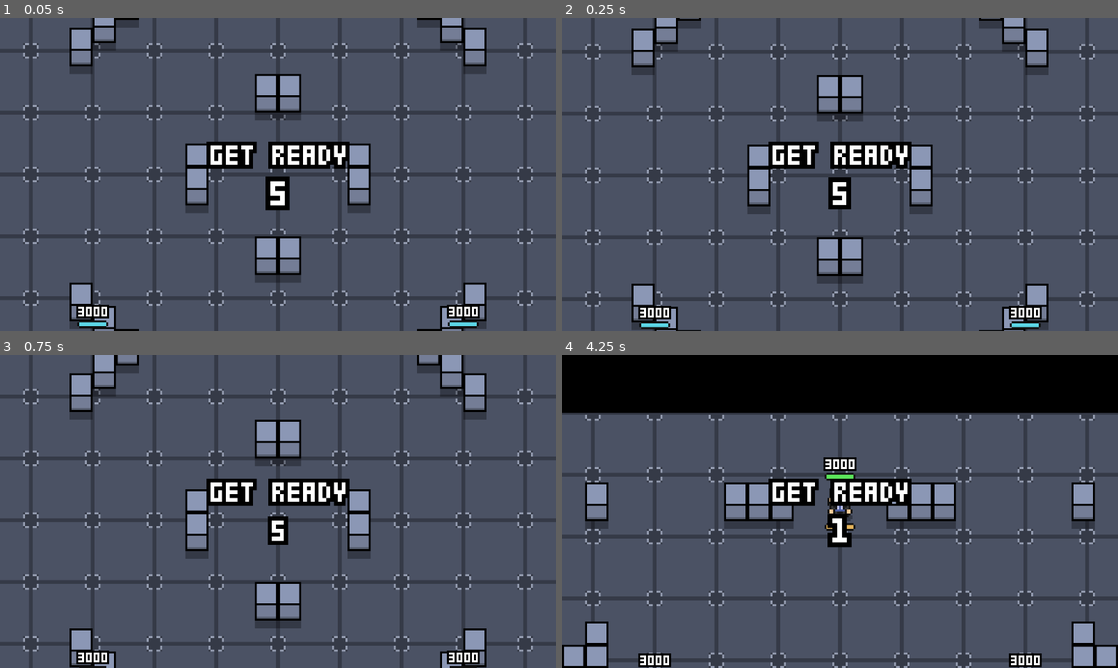
Above: before the commit, frames 1-4 (two rows, left to right).
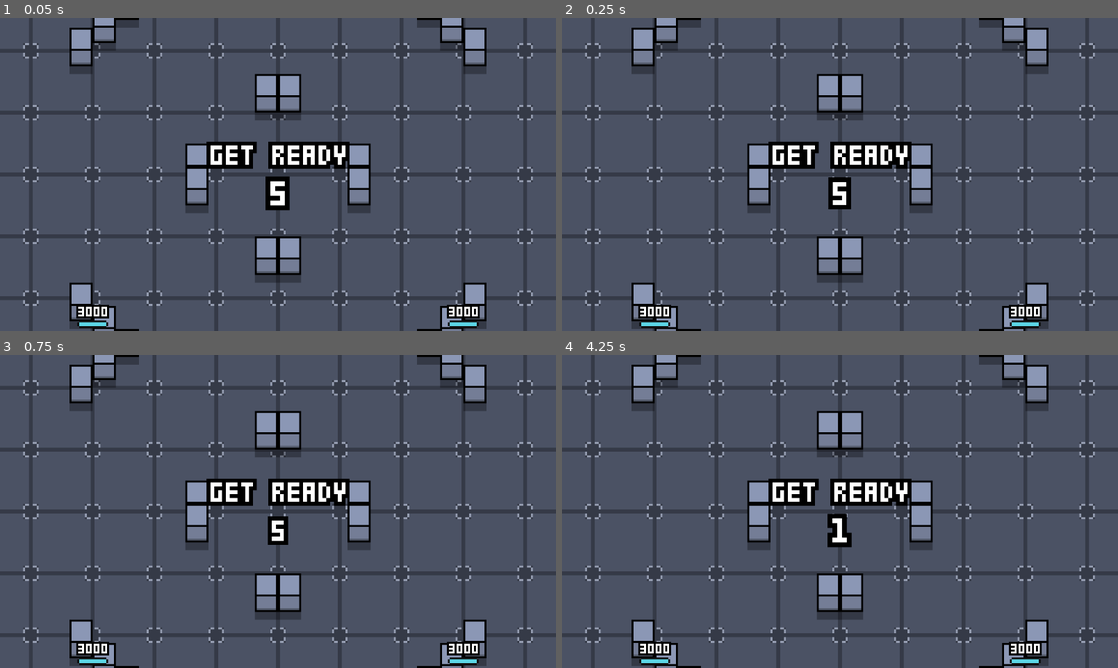
Above: after the commit, the same moments.

Repository: ppaluchowski64/SCI-Stars
Game: Godot game, scene res://scenes/battle.tscn
The game is run twice, just before and just after one commit, with the same random seed, the same clock (stepped at 60 frames per second) and the same inputs. This scene is started directly instead of the project's main scene.
Inputs (mouse positions are in pixels of both pictures, inside the frame that each line leads up to):
- Up to frame 1 (0.05 s): no input
- Up to frame 2 (0.25 s): no input
- Up to frame 3 (0.75 s): tap Enter (ui_accept) at 0.5 s; move the mouse to (400, 495) at 0.52 s; hold D (right) from 0.53 s (still down); click (400, 495) at 0.6 s
- Up to frame 4 (4.25 s): tap Enter (ui_accept) at 0.77, 3.77 s; release D (right) at 1.25 s; drag from (728, 527) to (812, 574) at 1.27 s; move the mouse to (895, 442) at 2.02 s; hold D (right) 2.03-2.75 s; click (895, 442) at 2.1 s; drag from (812, 574) to (673, 464) at 2.77 s; move the mouse to (1006, 558) at 3.52 s; hold A (left) from 3.53 s (still down); click (1006, 558) at 3.6 s

Frame 1 is identical in both runs. In frame 2, 4.5% of the frame differs, in the area x 0-100%, y 0-100%; in frame 3, 20%; in frame 4, 40%.
Error after the commit: Invalid access to property or key '1' on a base object of type 'Dictionary'. (res://scripts/battle_manager.gd:81)

Commit message:
Further improvments of online multiplayer

Diff:
--- a/game/scenes/test.tscn
+++ /dev/null
@@ -1,14 +0,0 @@
-[gd_scene load_steps=3 format=3 uid="uid://bjsc0vdn2vwj2"]
-
-[ext_resource type="Script" uid="uid://dhotgdmq2gri7" path="res://scripts/remote_input_handler.gd" id="2_bl13t"]
-[ext_resource type="Script" uid="uid://d3n11h78e1f65" path="res://scripts/player_join_new.gd" id="2_iyx0m"]
-
-[node name="Test" type="Node"]
-
-[node name="PlayerJoin" type="Node" parent="."]
-
-[node name="PlayerJoinNew" type="Node" parent="."]
-script = ExtResource("2_iyx0m")
-
-[node name="RemoteInputHandler" type="Node2D" parent="."]
-script = ExtResource("2_bl13t")
--- a/game/scripts/battle_manager.gd
+++ b/game/scripts/battle_manager.gd
@@ -28,8 +28,7 @@
 func spawn_player(x: float, y: float, character_id: Characters.ID, player_id: int = get_exclusive_player_id()) -> Node:
 	print("Spawning a player...")
 
-	#var player = Characters.custom_character(character_id)
-	var player = Characters.custom_character(Characters.ID.PABLO)
+	var player = Characters.custom_character(character_id)
 
 	player.global_position = Vector2(x, y)
 	player.id = player_id
@@ -78,9 +77,12 @@
 			main_player.is_main_player = true
 			main_player.setup_stats()
 		else:
-			var p = spawn_player(pos.x, pos.y, Characters.ID.values().pick_random(), i)
+			# Characters.ID.values().pick_random()
+			var p = spawn_player(pos.x, pos.y, PlayerData.online_player_stats[str(i)]["character"], i)
 			p.setup_stats()
 			p.setup_ai()
+			print(PlayerData.online_player_stats[str(i)]["nickname"])
+			p.nickname_label.text = PlayerData.online_player_stats[str(i)]["nickname"]
 
 			p.ammobar.visible = false
 			p.nickname_label.visible = true
--- a/game/scripts/player_data.gd
+++ b/game/scripts/player_data.gd
@@ -14,6 +14,8 @@
 
 var instance_id: int = 0
 var player_id: int = 0
+
+var online_player_stats: Dictionary
 
 class Stat:
 	var base_cost: float
--- a/game/scripts/player_join.gd
+++ b/game/scripts/player_join.gd
@@ -10,18 +10,22 @@
 var is_instance_starting: bool = false
 
 func start_connection():
+	connected_players = 1
+
 	var err = tcp.connect_to_host("127.0.0.1", 7000)
+
 	if err != OK:
 		push_error("Connection error: %d" % err)
 	else:
 		print("Connection attempt sent...")
 
-func _process(delta):
+func _process(_delta):
 	tcp.poll()
 
 	if not is_connected and tcp.get_status() == StreamPeerTCP.STATUS_CONNECTED:
 		is_connected = true
 		print("Connected to the server!")
+		_send_player_stats()
 
 	if is_connected:
 		var available = tcp.get_available_bytes()
@@ -48,6 +52,22 @@
 				if message:
 					_handle_message(message)
 
+func _send_player_stats():
+	var player_stats = {
+		"nickname": PlayerData.nickname,
+		"character": PlayerData.selected_character,
+		"upgrades": PlayerData.character_stats[PlayerData.selected_character]
+	}
+
+	var msg = handler.create_message(
+		"request",
+		"player_stats",
+		player_stats
+	)
+	if msg != null:
+		tcp.put_data(msg.to_utf8_buffer())
+		print("Sent player stats to server")
+
 func _handle_message(message: Dictionary) -> void:
 	match message.command:
 		"start_gameplay":
@@ -63,6 +83,15 @@
 
 		"instance_id_update":
 			print("Update! Instance ID: ", int(message.payload.instance_id), ", Player ID: ", int(message.payload.player_id))
+
+		"players_stats":
+			print("Received players stats broadcast:")
+
+			PlayerData.online_player_stats = message.payload.duplicate(true)
+
+			for pid in message.payload.keys():
+				#print("Player ID: ", pid, ", Stats: ", message.payload[pid])
+				pass
 		_:
 			# other commands can be added here if needed
 			pass
--- a/game/scripts/player_join_new.gd
+++ /dev/null
@@ -1,81 +0,0 @@
-extends Node
-
-@onready var tcp := StreamPeerTCP.new()
-@onready var handler = MessageHandler.new()
-
-var is_connected: bool = false
-var buffer_text: String = ""
-
-var player_stats := {
-	"nickname": "Pablo Majster",
-	"character": "Pablo Majster",
-	"level": 10
-}
-
-func _ready():
-	call_deferred("_start_connection")
-	set_process(true)
-
-func _start_connection():
-	var err = tcp.connect_to_host("127.0.0.1", 7000)
-	if err != OK:
-		push_error("Connection error: %d" % err)
-	else:
-		print("Connection attempt sent...")
-
-func _process(_delta):
-	tcp.poll()
-
-	if not is_connected and tcp.get_status() == StreamPeerTCP.STATUS_CONNECTED:
-		is_connected = true
-		print("Connected to the server!")
-		_send_player_stats()
-
-	if is_connected:
-		var available = tcp.get_available_bytes()
-		if available > 0:
-			var result = tcp.get_data(available)
-			var err = result[0]
-			var data_buffer = result[1]
-
-			if err != OK:
-				push_error("Error receiving data")
-				is_connected = false
-				tcp.disconnect_from_host()
-				return
-
-			var chunk = data_buffer.get_string_from_utf8()
-			buffer_text += chunk
-
-			while buffer_text.find("\n") != -1:
-				var newline_pos = buffer_text.find("\n")
-				var line = buffer_text.substr(0, newline_pos)
-				buffer_text = buffer_text.substr(newline_pos + 1, buffer_text.length() - newline_pos - 1)
-
-				var message = handler.parse_message(line)
-				if message:
-					_handle_message(message)
-
-func _send_player_stats():
-	var msg = handler.create_message(
-		"request",
-		"player_stats",
-		player_stats
-	)
-	if msg != null:
-		tcp.put_data(msg.to_utf8_buffer())
-		print("Sent player stats to server")
-
-func _handle_message(message: Dictionary) -> void:
-	match message.command:
-		"start_gameplay":
-			print("Gameplay has started! Instance ID: ", int(message.payload.instance_id), ", Player ID: ", int(message.payload.player_id))
-		"instance_id_update":
-			print("Update! Instance ID: ", int(message.payload.instance_id), ", Player ID: ", int(message.payload.player_id))
-		"players_stats":
-			print("Received players stats broadcast:")
-			for pid in message.payload.keys():
-				print("Player ID: ", pid, ", Stats: ", message.payload[pid])
-		_:
-			# other commands can be added here if needed
-			pass
--- a/game/scripts/remote_input_handler.gd
+++ b/game/scripts/remote_input_handler.gd
@@ -17,6 +17,9 @@
 	udp.connect_to_host(server_ip, server_port)
 	connected = true
 	print("UDP client ready, sending and listening to %s:%d" % [server_ip, server_port])
+
+	var msg = handler.create_message("debug_input", "input")
+	udp.put_packet(msg.to_utf8_buffer())
 
 func _process(_delta):
 	if not connected:
Not shown: 1 places in game/scenes/queue.tscn that only renumber resources
Not shown, removed: game/scripts/player_join_new.gd.uid
